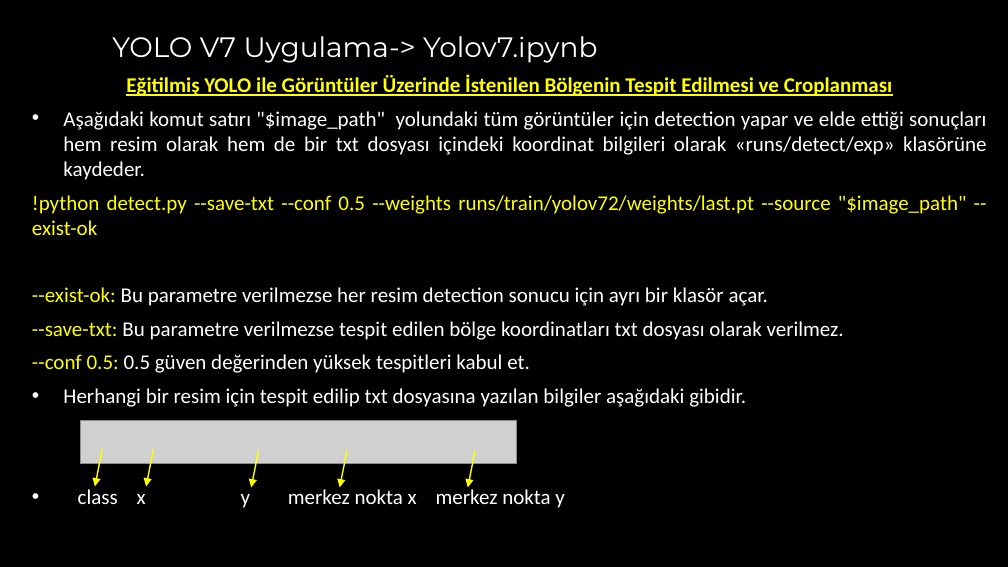
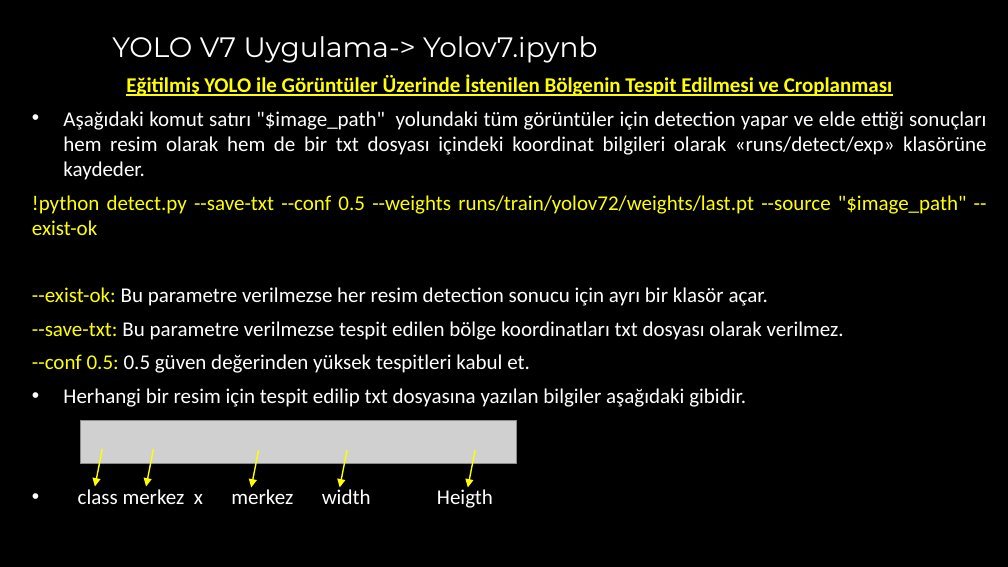
Before and after one commit to akaraci/Makine-Ogrenmesi, a slide deck: slide 22 of Sunular/MÖT-Hafta-8 - Yolo Detection.pptx. Drawn at 1008x567 pixels with LibreOffice and Linux fonts; fonts in the diff are those of the drawing; grey boxes stand for pictures. Boxes give left, top, right and bottom in pixels: in the first picture for what was removed or moved away, otherwise in the second. Text is boxed around its words. In the diff, an @@ line names an element or a change of style, - is before the commit and + after.

```diff
--- a/Sunular/MÖT-Hafta-8 - Yolo Detection.pptx
+++ b/Sunular/MÖT-Hafta-8 - Yolo Detection.pptx
@@ text at bbox=[78, 486, 493, 508]: text changed @@
-• class x y merkez nokta x merkez nokta y
+• class merkez x merkez width Heigth
```
Also in this commit, not shown: 2 other slides changed.
